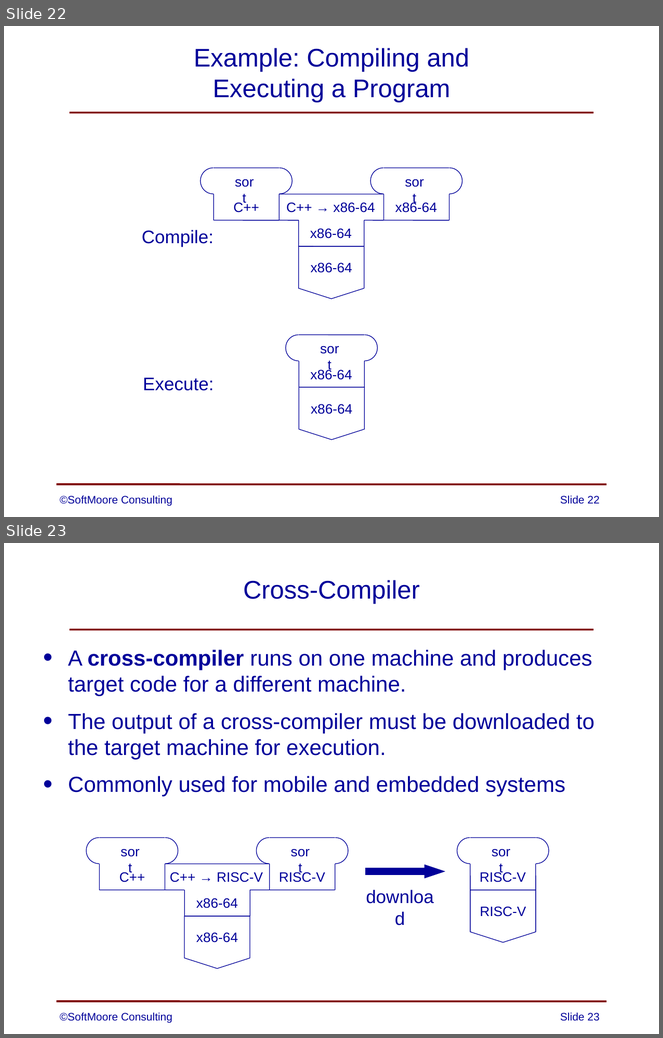
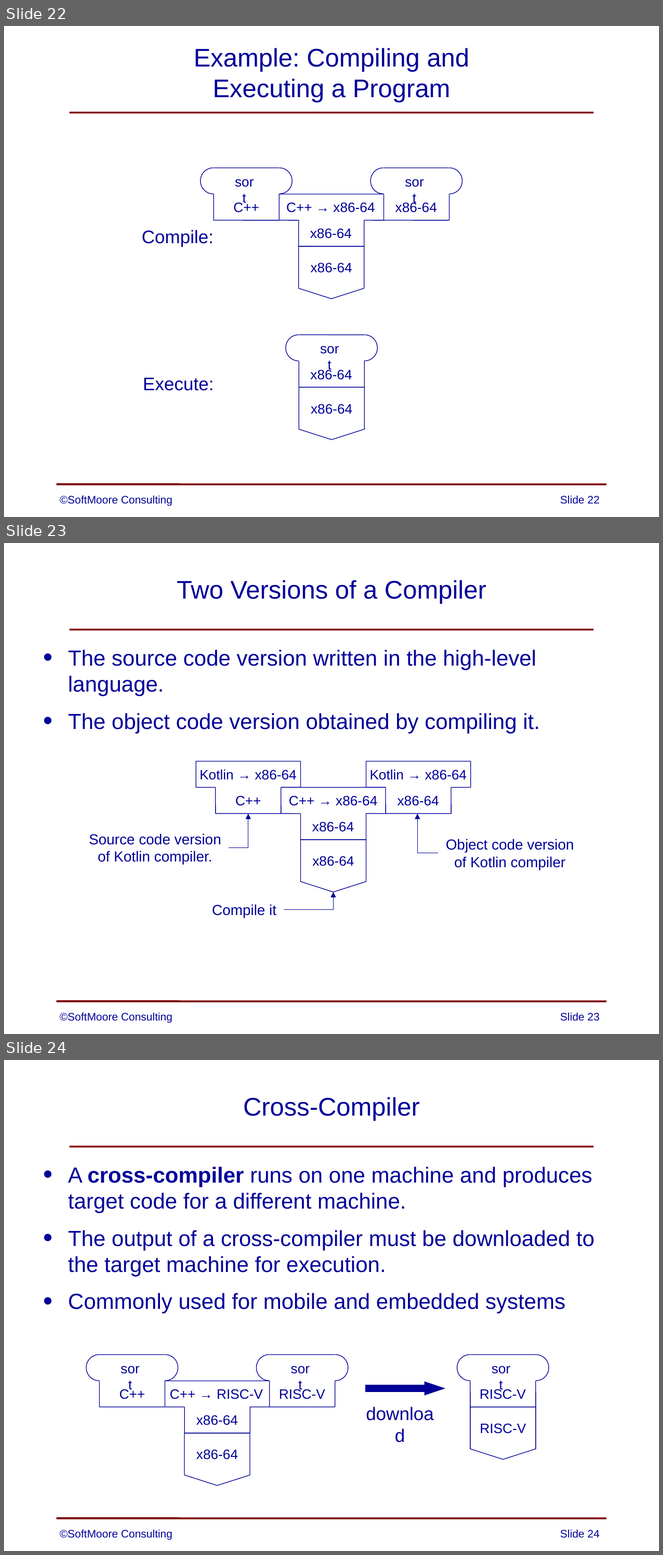
Before and after one commit to SoftMoore/CPRL-Java-3rd, a slide deck: PowerPoints/01 - Overview of Compilers.pptx. Shown one above the other, each under a label of ours: slides 22 and 23 before the commit, slides 22, 23 and 24 after it. The pictures are 663x1038 and 663x1555 pixels, drawn with LibreOffice and Linux fonts; fonts in the diff are those of the drawing. Boxes give left, top, right and bottom in pixels: in the first picture for what was removed or moved away, otherwise in the second. Text is boxed around its words. In the diff, an @@ line names an element or a change of style, - is before the commit and + after.

```diff
--- a/PowerPoints/01 - Overview of Compilers.pptx
+++ b/PowerPoints/01 - Overview of Compilers.pptx
@@ slide 23 added at (4,543,659,1034), background #FFFFFF; not listed: 2 template elements that a slide beside it also shows @@
@@ title added at (177,580,487,604), 28 pt, text #000099 @@
+Two Versions of a Compiler
@@ text added at (68,650,540,733), 24 pt, text #000099 @@
+• The source code version written in the high-level language.
+• The object code version obtained by compiling it.
@@ group added at (89,761,574,918): 22 lines, 9 texts, 3 elbow arrows, 1 flow chart offpage connector @@
+C++
+Kotlin → x86-64
+x86-64
+C++ → x86-64
+x86-64
+Kotlin → x86-64
+Source code version
+of Kotlin compiler.
+Compile it
+Object code version
+of Kotlin compiler
+x86-64
@@ text added at (60,1013,172,1023), 12 pt, text #000099 @@
+©SoftMoore Consulting
@@ page number added at (560,1013,599,1021), 12 pt, text #000099 @@
+Slide 23
@@ what was slide 23 is now slide 24 @@
@@ page number at (560,1530,599,1538): text changed @@
-Slide 23
+Slide 24
```
Also in this commit, not shown: 2 slides changed, 1 other file.
